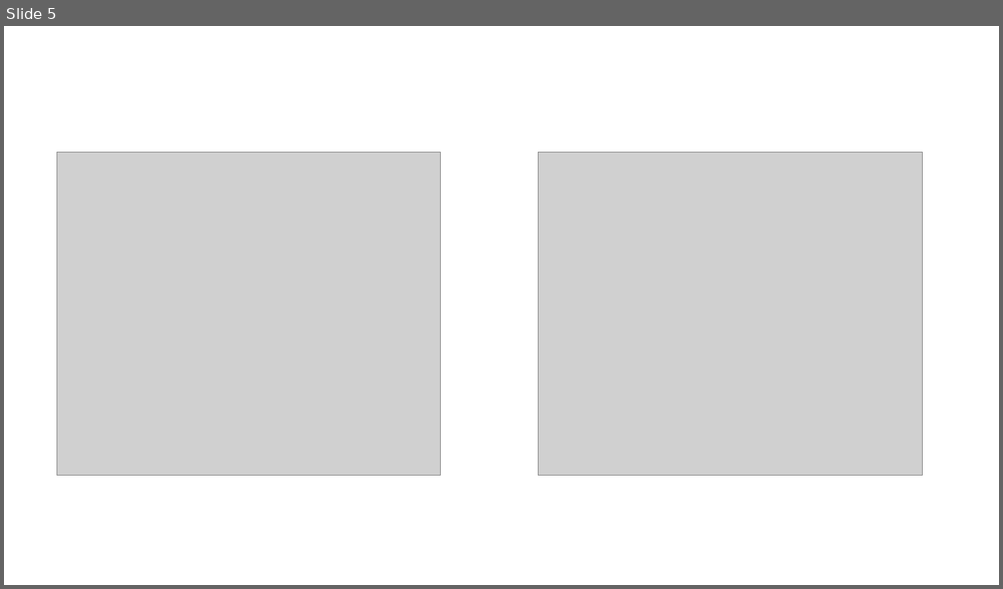
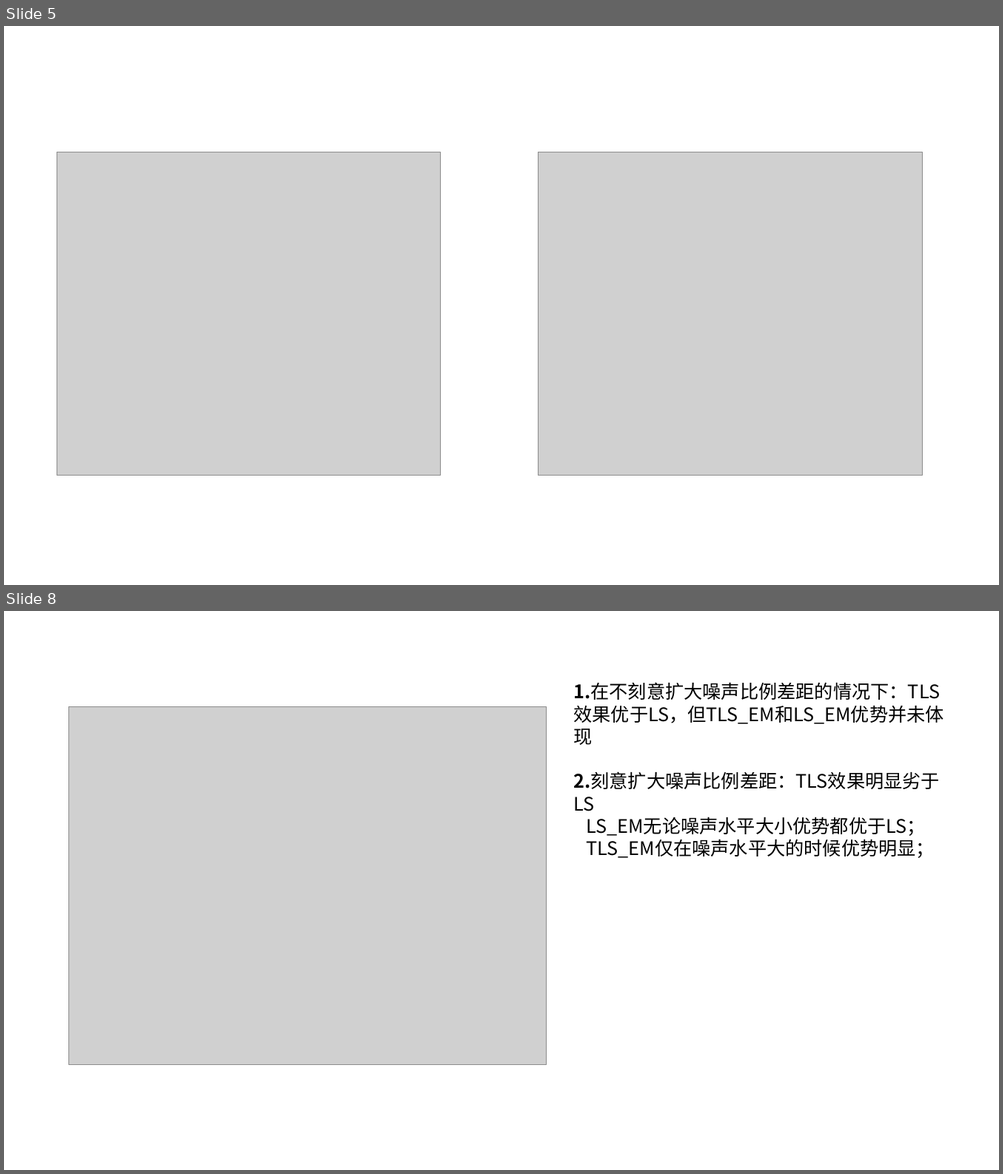
Before and after one commit to lucking666/sys, a slide deck: 3_EMtlslsresluts.pptx. Shown one above the other, each under a label of ours: slide 5 before the commit, slides 5 and 8 after it; the slides between them are not shown. The pictures are 1003x589 and 1003x1174 pixels, drawn with LibreOffice and Linux fonts; fonts in the diff are those of the drawing; grey boxes stand for pictures. Boxes give left, top, right and bottom in pixels: in the first picture for what was removed or moved away, otherwise in the second. Text is boxed around its words. In the diff, an @@ line names an element or a change of style, - is before the commit and + after.

```diff
--- a/3_EMtlslsresluts.pptx
+++ b/3_EMtlslsresluts.pptx
@@ slide 8 added at <box>4,611,999,1170</box>, background #FFFFFF @@
@@ text added at <box>574,682,944,858</box>, 18 pt, text #000000 @@
+1.在不刻意扩大噪声比例差距的情况下：TLS效果优于LS，但TLS_EM和LS_EM优势并未体现
+2.刻意扩大噪声比例差距：TLS效果明显劣于LS
+LS_EM无论噪声水平大小优势都优于LS；
+TLS_EM仅在噪声水平大的时候优势明显；
@@ picture added at <box>69,706,546,1065</box> @@
```
Also in this commit, not shown: 1 slide changed, 2 other slides added, 3 slides removed, 36 other files.
